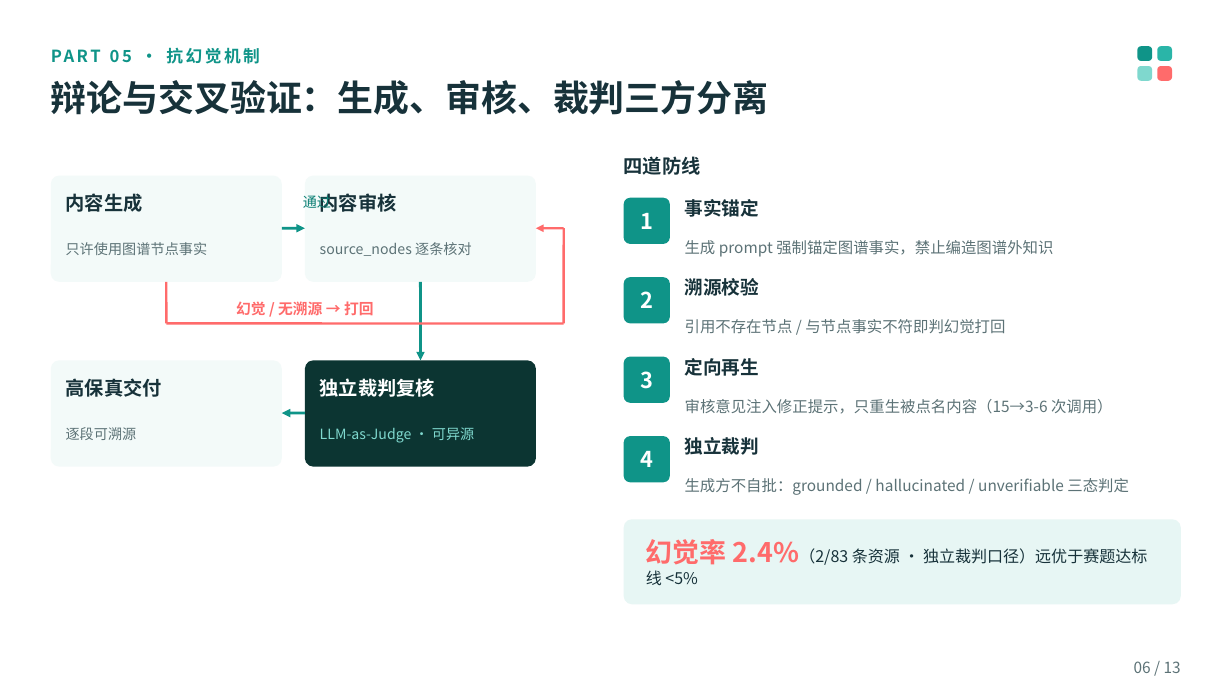
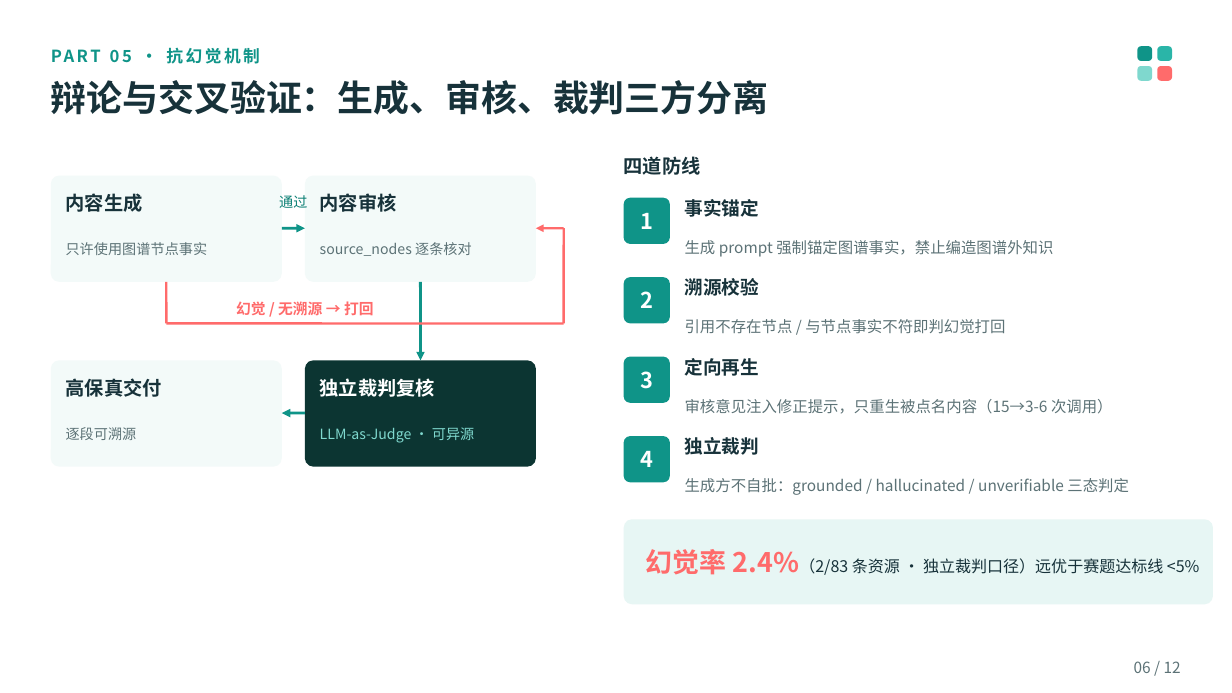
Before and after one commit to origin0722/KMatch-Desktop, a slide deck: slide 6 of docs/比赛提交/项目介绍.pptx. Drawn at 1232x693 pixels with LibreOffice and Linux fonts; fonts in the diff are those of the drawing. Boxes give left, top, right and bottom in pixels: in the first picture for what was removed or moved away, otherwise in the second. Text is boxed around its words. In the diff, an @@ line names an element or a change of style, - is before the commit and + after.

```diff
--- a/docs/比赛提交/项目介绍.pptx
+++ b/docs/比赛提交/项目介绍.pptx
@@ text "通过" rewrapped from (x1=303, y1=194, x2=331, y2=212) to (x1=279, y1=195, x2=307, y2=208) @@
@@ rounded rectangle resized from (x1=624, y1=519, x2=1181, y2=604) to (x1=624, y1=519, x2=1214, y2=604) @@
@@ text "幻觉率 2.4%（2/83 条资源 · 独立裁判口径）远优于赛题达标线 ..." rewrapped from (x1=646, y1=539, x2=1147, y2=585) to (x1=646, y1=549, x2=1200, y2=575) @@
@@ text at (x1=1134, y1=661, x2=1181, y2=673): text changed @@
-06 / 13
+06 / 12
```
Also in this commit, not shown: 10 other slides changed, 1 slide removed, 15 other files.
